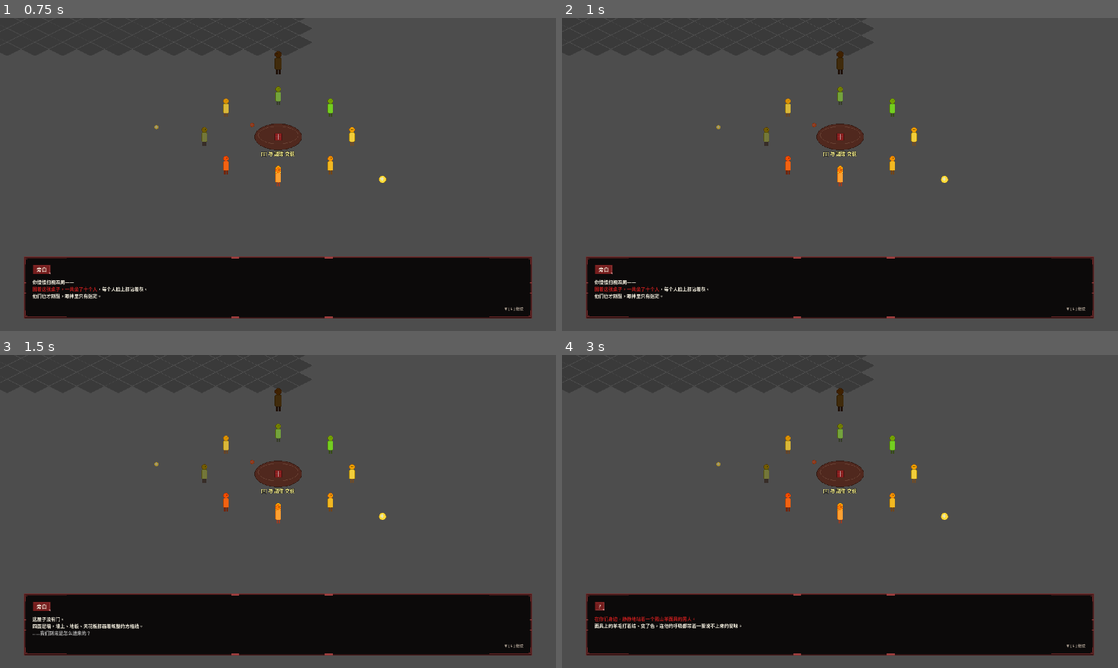
Above: before the commit, frames 1-4 (two rows, left to right).
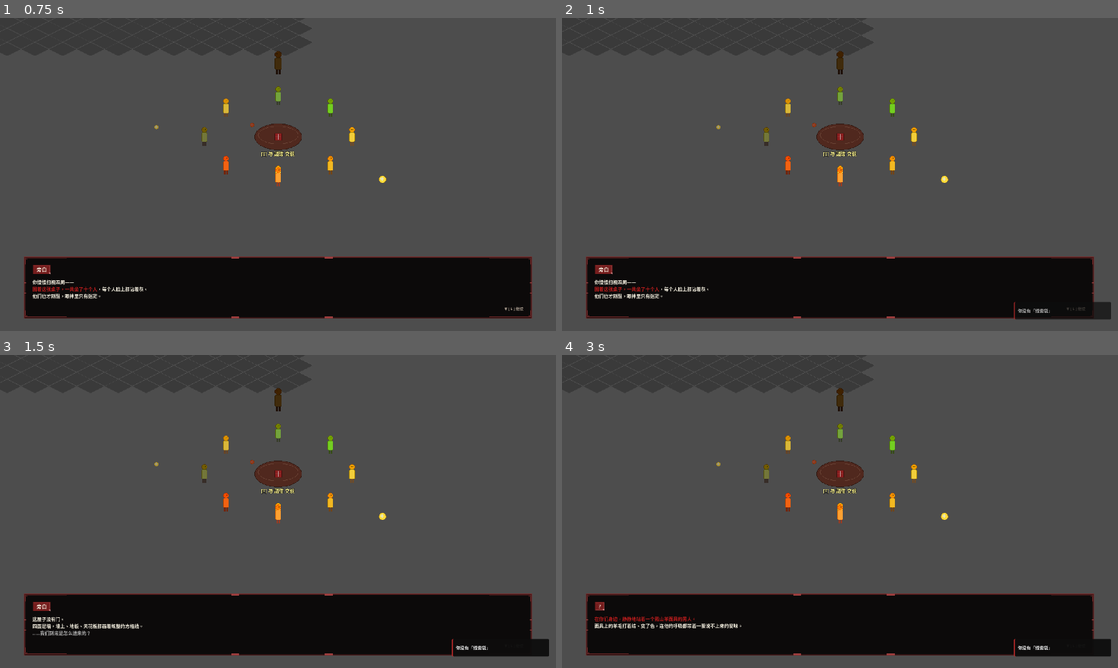
Above: after the commit, the same moments.

Repository: duancang8-ui/My-Game
Game: Godot game, scene res://src/scenes/world/interview_room.tscn
Two runs of this game, one before a commit and one after it. Both use one fixed random seed, a clock stepped at 60 frames per second and the inputs below.
Inputs (mouse positions are in pixels of both pictures, inside the frame that each line leads up to):
- Up to frame 1 (0.75 s): tap Enter at 0.5 s; move the mouse to (400, 158) at 0.52 s; hold D (move_right) from 0.53 s (still down); hold E (interact) from 0.53 s (still down); click (400, 158) at 0.67 s
- Up to frame 2 (1 s): keep holding D (move_right); keep holding E (interact); tap C at 0.8 s
- Up to frame 3 (1.5 s): release D (move_right) at 1.25 s; release E (interact) at 1.25 s; tap Space at 1.25 s; drag from (166, 527) to (278, 511) at 1.27 s
- Up to frame 4 (3 s): tap Enter at 2 s; move the mouse to (895, 442) at 2.02 s; hold D (move_right) 2.03-2.75 s; tap X at 2.1 s; tap R at 2.3 s; tap Space at 2.75 s; drag from (812, 574) to (840, 405) at 2.77 s

Frame 1 is identical in both runs. In frame 2, 0.4% of the frame differs, in the area x 81-99%, y 90-97%; in frame 3, 0.4%; in frame 4, 0.4%.

Commit message:
feat(items): P9 — all 4 shop items now live (v0.9-items-live)
The 4 placeholder items from P7's shop now have real effects, completing
the economy loop (earn dao -> buy item -> use at the right moment):

- defense_charm (8 dao): auto-consumed when player loses LiarGame ->
  skips lose cinematic, instant retry. Covers both wrong_vote and time_up.

- rest_ticket (3 dao): when in Yucheng with pending day-advance flag,
  HUD shows hint "Press R to skip today". Pressing R consumes 1 and
  clears the pending flag (day stays the same).

- clue_bag (6 dao): press C in LiarGame phase 1 -> randomly marks 1
  un-observed environmental clue (wall_grid / clock / corpse). Auto
  triggers the insight monologue if 3 clues are reached.

- smell_note (5 dao): press X in LiarGame phase 1 -> consumes 1 +
  reveals 1 NPC's "fragrance summary" via Toast. The sheep master's
  description points clearly toward the answer; the other 8 are
  flavour notes only.

State:
- GameState.sniffed_npcs (PackedStringArray) + mark/has_sniffed +
  serialisation in to_dict/from_dict.

Tests: +9 new cases (test_items_live.gd) covering inventory consumption,
sniffed_npcs round-trip, and rest-ticket pending-flag interaction.

All 9 fragrance descriptions are original prose; only character names
and the source's "fragrance/spirit-smelling" concept are retained as
factual reference.

Co-authored-by: Cursor <cursoragent@cursor.com>

Diff:
--- a/src/scripts/liar_game/liar_game_orchestrator.gd
+++ b/src/scripts/liar_game/liar_game_orchestrator.gd
@@ -180,8 +180,23 @@
         LiarGameController.Result.WIN:
             _play_win_cinematic_then_result()
         LiarGameController.Result.LOSE:
+            # P9：桃木防御符自动抵一次「制裁」
+            if _try_consume_defense_charm():
+                return
             _lock_player()
             _play_lose_cinematic_then_result(target_id)
+
+# P9 · 桃木防御符：消耗 1 个 → 不进入 LOSE 演出，直接 retry 关卡
+func _try_consume_defense_charm() -> bool:
+    if GameState == null or not GameState.has_method("has_item"):
+        return false
+    if not GameState.has_item("item_defense_charm"):
+        return false
+    GameState.remove_item("item_defense_charm", 1)
+    if Toast != null:
+        Toast.show_success("桃木符替你挡了一次「制裁」 ✓  关卡重置")
+    call_deferred("_on_retry")
+    return true
 
 func _play_win_cinematic_then_result() -> void:
     if Toast != null:
@@ -289,14 +304,111 @@
             )
 
 func _unhandled_input(event: InputEvent) -> void:
-    # Phase 2 期间，玩家按 E 转桌（不再触发 Interactable，因为已被 queue_free）
-    if _phase != 2 or _rotate_ctrl == null:
-        return
-    if _rotate_ctrl.state != RotateGameController.State.PLAYING:
-        return
-    if event.is_action_pressed("interact"):
-        _rotate_ctrl.add_rotation()
+    # Phase 2：按 E 转桌
+    if _phase == 2:
+        if _rotate_ctrl == null:
+            return
+        if _rotate_ctrl.state != RotateGameController.State.PLAYING:
+            return
+        if event.is_action_pressed("interact"):
+            _rotate_ctrl.add_rotation()
+            get_viewport().set_input_as_handled()
+        return
+    # Phase 1：P9 道具快捷键（C = 线索袋，X = 灵闻笔记）
+    if _phase != 1:
+        return
+    if _ctrl == null or _ctrl.state != LiarGameController.State.PLAYING:
+        return
+    if not (event is InputEventKey):
+        return
+    var k := event as InputEventKey
+    if not k.pressed or k.echo:
+        return
+    if k.keycode == KEY_C:
+        _try_use_clue_bag()
         get_viewport().set_input_as_handled()
+    elif k.keycode == KEY_X:
+        _try_use_smell_note()
+        get_viewport().set_input_as_handled()
+
+# P9 · 线索袋：消耗 1 → 随机揭示 1 个未观察线索
+const _CLUE_LABELS: Dictionary = {
+    "observe_wall_grid": "墙上的方格",
+    "observe_clock":     "桌上的座钟",
+    "observe_corpse":    "桌上的尸体",
+}
+
+func _try_use_clue_bag() -> void:
+    if GameState == null or not GameState.has_method("has_item"):
+        return
+    if not GameState.has_item("item_clue_bag"):
+        if Toast != null:
+            Toast.show_error("你没有「线索袋」")
+        return
+    # 找一个尚未观察的线索
+    var candidates: Array = []
+    for cid in _CLUE_LABELS.keys():
+        if not GameState.has_observed(cid):
+            candidates.append(cid)
+    if candidates.is_empty():
+        if Toast != null:
+            Toast.show_info("你已经观察过这屋子的所有线索了")
+        return
+    var rng: RandomNumberGenerator = _ctrl.get_rng() if _ctrl != null and _ctrl.has_method("get_rng") else RandomNumberGenerator.new()
+    var picked: String = candidates[rng.randi() % candidates.size()]
+    GameState.remove_item("item_clue_bag", 1)
+    GameState.mark_observed(picked)
+    if Toast != null:
+        Toast.show_success("线索袋打开了 ✓  你「看到」了：%s" % _CLUE_LABELS[picked])
+    # 触发灵光闪现检查（与 DialogueController._on_dialogue_ended 同款逻辑）
+    if GameState.observed_clue_count() >= 3 and not GameState.completed_dialogues.has("liar_insight"):
+        var dc = get_node_or_null("../DialogueController")
+        if dc != null and dc.has_method("_start_dialogue"):
+            dc.call_deferred("_start_dialogue", "liar_insight")
+
+# P9 · 灵闻笔记：消耗 1 → 随机闻 1 个未灵闻的 NPC
+# 清香摘要是本项目自创笔触：保留人物姓名作为事实参考，所有描述均原创
+const _SMELL_TABLE: Dictionary = {
+    "liar_sheep_master":  "浓郁的腐臭，混着别的什么……像「不属于人」的味道。这是答案的方向。",
+    "liar_tiantian":      "脂粉味偏重，底下有一点点酸涩。普通人。",
+    "liar_qiao_jiajin":   "陈年烟味、汗，还有一丝若有若无的血腥。普通人。",
+    "liar_han_yimo":      "墨水。还有一点冷意。普通人。",
+    "liar_zhang_chenze":  "干净到刻意的消毒水味。普通人。",
+    "liar_li_shangwu":    "火药燃过的余烬。普通人。",
+    "liar_lin_qin":       "极淡的薄荷。普通人。",
+    "liar_zhao_haibo":    "医院的味道，又凉又干。普通人。",
+    "liar_xiao_ran":      "几乎闻不到什么味道。普通人。",
+}
+
+func _try_use_smell_note() -> void:
+    if GameState == null or not GameState.has_method("has_item"):
+        return
+    if not GameState.has_item("item_smell_note"):
+        if Toast != null:
+            Toast.show_error("你没有「灵闻笔记」")
+        return
+    var candidates: Array = []
+    for nid in _SMELL_TABLE.keys():
+        if not GameState.has_sniffed(nid):
+            candidates.append(nid)
+    if candidates.is_empty():
+        if Toast != null:
+            Toast.show_info("你已经闻遍了屋里每一个人")
+        return
+    var rng: RandomNumberGenerator = _ctrl.get_rng() if _ctrl != null and _ctrl.has_method("get_rng") else RandomNumberGenerator.new()
+    var picked: String = candidates[rng.randi() % candidates.size()]
+    GameState.remove_item("item_smell_note", 1)
+    GameState.mark_sniffed(picked)
+    var npc_name: String = ""
+    if picked == "liar_sheep_master":
+        npc_name = "人羊"
+    else:
+        # 把 dialogue_id 还原成 npc_id 然后查 name
+        var npc_id: String = picked.substr(5)   # 去掉 "liar_" 前缀
+        npc_name = LiarNpcId.name_of(npc_id)
+    var desc: String = _SMELL_TABLE[picked]
+    if Toast != null:
+        Toast.show_info("灵闻 · %s —— %s" % [npc_name, desc])
 
 func _play_lose_cinematic_then_result(target_id: String) -> void:
     var reason: String = _ctrl.lose_reason if _ctrl != null else "wrong_vote"
--- a/src/scripts/save/game_state.gd
+++ b/src/scripts/save/game_state.gd
@@ -16,6 +16,7 @@
 var scene_positions: Dictionary = {}   ## P5.5: scene_file_path → Vector2，玩家上次离开该场景时的位置
 var inventory: Dictionary = {}         ## P7: item_id → 数量
 var pending_day_advance: bool = false  ## P7: 玩家正要进面试房，回来后 +1 day（防多次触发）
+var sniffed_npcs: PackedStringArray = PackedStringArray()   ## P9: 灵闻笔记已使用过的 NPC dialogue_id
 
 func reset() -> void:
     current_cycle = 1
@@ -30,6 +31,7 @@
     scene_positions = {}
     inventory = {}
     pending_day_advance = false
+    sniffed_npcs = PackedStringArray()
 
 func mark_npc_met(npc_id: String) -> void:
     if not met_npcs.has(npc_id):
@@ -104,6 +106,16 @@
     add_item(item_id, 1)
     return true
 
+# P9：灵闻笔记 — 记录已"闻过"的 NPC
+func mark_sniffed(dialogue_id: String) -> bool:
+    if dialogue_id == "" or sniffed_npcs.has(dialogue_id):
+        return false
+    sniffed_npcs.append(dialogue_id)
+    return true
+
+func has_sniffed(dialogue_id: String) -> bool:
+    return sniffed_npcs.has(dialogue_id)
+
 # P7：日夜推进
 func mark_pending_day_advance() -> void:
     pending_day_advance = true
@@ -143,6 +155,7 @@
         "scene_positions": sp_serialized,
         "inventory": inventory.duplicate(),
         "pending_day_advance": pending_day_advance,
+        "sniffed_npcs": Array(sniffed_npcs),
     }
 
 func from_dict(data: Dictionary) -> void:
@@ -167,3 +180,4 @@
     var inv_data = data.get("inventory", {})
     inventory = {} if not (inv_data is Dictionary) else (inv_data as Dictionary).duplicate()
     pending_day_advance = bool(data.get("pending_day_advance", false))
+    sniffed_npcs = PackedStringArray(data.get("sniffed_npcs", []))
--- a/src/scripts/ui/yucheng_hud.gd
+++ b/src/scripts/ui/yucheng_hud.gd
@@ -11,6 +11,7 @@
 var _cycle_day_label: Label
 var _dao_label: Label
 var _quest_label: Label
+var _rest_hint_label: Label   ## P9: 按 R 用休息券提示
 
 func _ready() -> void:
 	layer = 5
@@ -74,15 +75,56 @@
 	_quest_label.custom_minimum_size = Vector2(224, 0)
 	vbox.add_child(_quest_label)
 
+	# P9：休息券提示（按条件显示）
+	_rest_hint_label = Label.new()
+	_rest_hint_label.add_theme_font_size_override("font_size", 11)
+	_rest_hint_label.add_theme_color_override("font_color", Color(0.95, 0.85, 0.45))
+	_rest_hint_label.autowrap_mode = TextServer.AUTOWRAP_WORD
+	_rest_hint_label.custom_minimum_size = Vector2(224, 0)
+	_rest_hint_label.text = "📜 按 R 用休息券抵消今日"
+	_rest_hint_label.visible = false
+	vbox.add_child(_rest_hint_label)
+
 func _refresh_state() -> void:
 	var gs = get_node_or_null("/root/GameState")
 	if gs == null:
 		return
 	_cycle_day_label.text = "Cycle %d · Day %d" % [gs.current_cycle, gs.current_day]
 	_dao_label.text = "🪙 %d 道" % gs.dao_count
+	# P9：休息券提示只在「有 pending day +1」+「有库存」时显示
+	if _rest_hint_label != null:
+		var pending: bool = bool(gs.pending_day_advance) if gs.has_method("has_item") else false
+		var has_ticket: bool = gs.has_method("has_item") and gs.has_item("item_rest_ticket")
+		_rest_hint_label.visible = pending and has_ticket
+		if _rest_hint_label.visible:
+			_rest_hint_label.text = "📜 按 R 用休息券抵消今日（剩 %d 张）" % gs.get_item_count("item_rest_ticket")
 
 func _on_quest_changed(quest_id: String, title: String, hint: String) -> void:
 	if quest_id == "":
 		_quest_label.text = "（无任务）"
 		return
 	_quest_label.text = "📌 %s\n%s" % [title, hint]
+
+# P9：休息券消耗（按 R）
+func _unhandled_input(event: InputEvent) -> void:
+	if not (event is InputEventKey):
+		return
+	var k := event as InputEventKey
+	if not k.pressed or k.echo:
+		return
+	if k.keycode != KEY_R:
+		return
+	var gs = get_node_or_null("/root/GameState")
+	if gs == null:
+		return
+	if not bool(gs.pending_day_advance):
+		return   # 没有要推进的日子，不消耗
+	if not gs.has_method("has_item") or not gs.has_item("item_rest_ticket"):
+		if Toast != null:
+			Toast.show_error("没有休息券可用")
+		return
+	gs.remove_item("item_rest_ticket", 1)
+	gs.pending_day_advance = false
+	if Toast != null:
+		Toast.show_success("撕掉一张休息券 ✓ 今日不算")
+	get_viewport().set_input_as_handled()
--- /dev/null
+++ b/tests/unit/test_items_live.gd
@@ -0,0 +1,74 @@
+extends GutTest
+
+# P9：道具效果填实 — GameState 端的契约（消耗 / 库存 / sniffed_npcs / 防御符）
+
+func before_each() -> void:
+	GameState.reset()
+
+# ===== 桃木防御符（消耗模式：has → remove → 剩余 -1）=====
+
+func test_defense_charm_consume_decreases_count() -> void:
+	GameState.add_item("item_defense_charm", 2)
+	assert_true(GameState.has_item("item_defense_charm"))
+	GameState.remove_item("item_defense_charm", 1)
+	assert_eq(GameState.get_item_count("item_defense_charm"), 1)
+	GameState.remove_item("item_defense_charm", 1)
+	assert_false(GameState.has_item("item_defense_charm"))
+
+# ===== 休息券（pending flag 配合）=====
+
+func test_rest_ticket_with_pending_can_consume() -> void:
+	GameState.add_item("item_rest_ticket", 1)
+	GameState.mark_pending_day_advance()
+	# 模拟 YuchengHud 消耗流程
+	if GameState.has_item("item_rest_ticket") and GameState.pending_day_advance:
+		GameState.remove_item("item_rest_ticket", 1)
+		GameState.pending_day_advance = false
+	assert_false(GameState.has_item("item_rest_ticket"))
+	assert_false(GameState.pending_day_advance)
+
+# ===== 线索袋（mark_observed 协议）=====
+
+func test_clue_bag_marks_unobserved_one() -> void:
+	GameState.add_item("item_clue_bag", 1)
+	assert_eq(GameState.observed_clue_count(), 0)
+	# 模拟 orchestrator 流程：消耗 + 标记
+	GameState.remove_item("item_clue_bag", 1)
+	GameState.mark_observed("observe_wall_grid")
+	assert_eq(GameState.observed_clue_count(), 1)
+	assert_false(GameState.has_item("item_clue_bag"))
+
+# ===== 灵闻笔记 / sniffed_npcs =====
+
+func test_initial_sniffed_is_empty() -> void:
+	assert_false(GameState.has_sniffed("liar_sheep_master"))
+
+func test_mark_sniffed_first_time_returns_true() -> void:
+	var ok: bool = GameState.mark_sniffed("liar_sheep_master")
+	assert_true(ok)
+	assert_true(GameState.has_sniffed("liar_sheep_master"))
+
+func test_mark_sniffed_duplicate_returns_false() -> void:
+	GameState.mark_sniffed("liar_sheep_master")
+	var ok: bool = GameState.mark_sniffed("liar_sheep_master")
+	assert_false(ok)
+
+func test_sniffed_independent_per_npc() -> void:
+	GameState.mark_sniffed("liar_li_shangwu")
+	assert_true(GameState.has_sniffed("liar_li_shangwu"))
+	assert_false(GameState.has_sniffed("liar_sheep_master"))
+
+func test_reset_clears_sniffed() -> void:
+	GameState.mark_sniffed("liar_lin_qin")
+	GameState.reset()
+	assert_false(GameState.has_sniffed("liar_lin_qin"))
+
+func test_sniffed_round_trip_in_dict() -> void:
+	GameState.mark_sniffed("liar_lin_qin")
+	GameState.mark_sniffed("liar_sheep_master")
+	var dict: Dictionary = GameState.to_dict()
+	GameState.reset()
+	GameState.from_dict(dict)
+	assert_true(GameState.has_sniffed("liar_lin_qin"))
+	assert_true(GameState.has_sniffed("liar_sheep_master"))
+	assert_false(GameState.has_sniffed("liar_qiao_jiajin"))
Not shown, added: docs/superpowers/plans/2026-06-02-p9-items-live.md
Not shown, added: docs/tech-verification-p9/report.md
